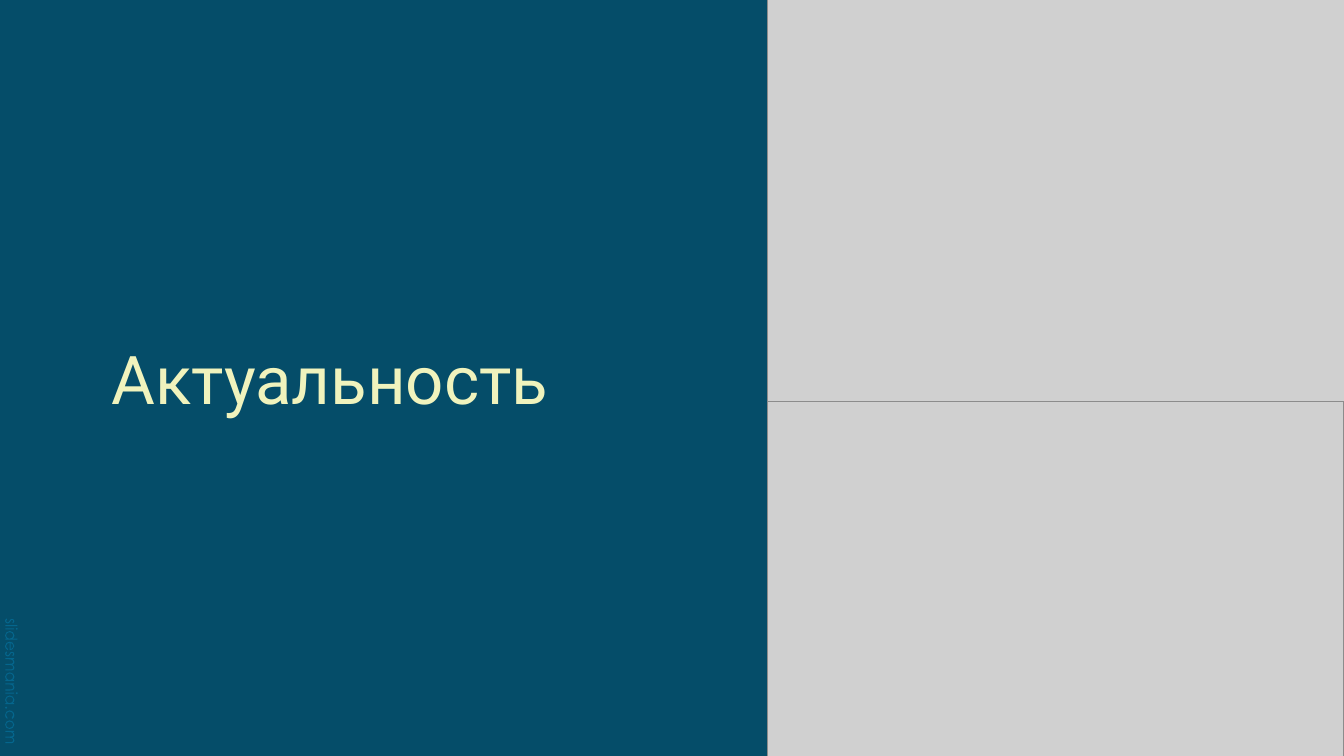
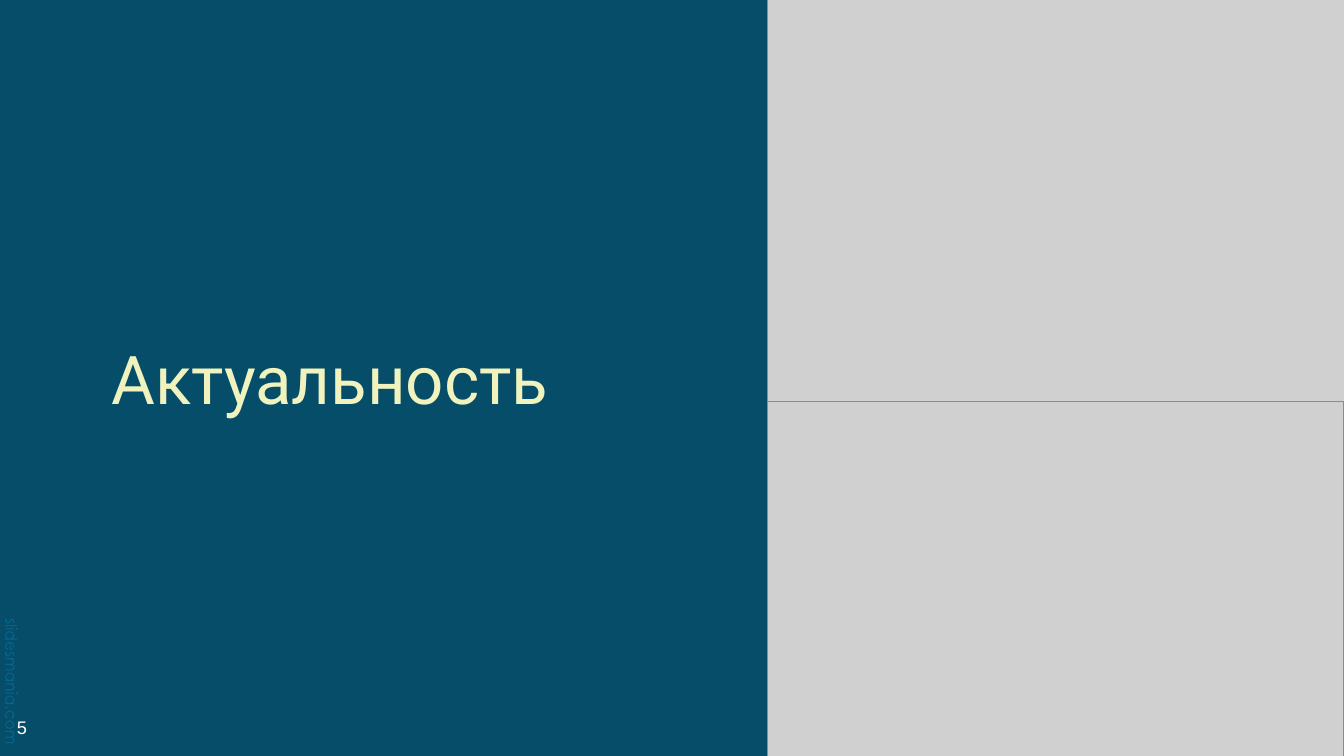
Before and after one commit to Tyhyqo/Cosmocat, a slide deck: slide 5 of Кошка.pptx. Drawn at 1344x756 pixels with LibreOffice and Linux fonts; fonts in the diff are those of the drawing; grey boxes stand for pictures; background and template pictures are left out. Boxes give left, top, right and bottom in pixels: in the first picture for what was removed or moved away, otherwise in the second. Text is boxed around its words. In the diff, an @@ line names an element or a change of style, - is before the commit and + after.

```diff
--- a/Кошка.pptx
+++ b/Кошка.pptx
@@ text added at [17, 721, 27, 734], 13 pt, text #FFFFFF @@
+5
```
Also in this commit, not shown: 6 other slides changed, 1 slide added, 2 slides removed.
